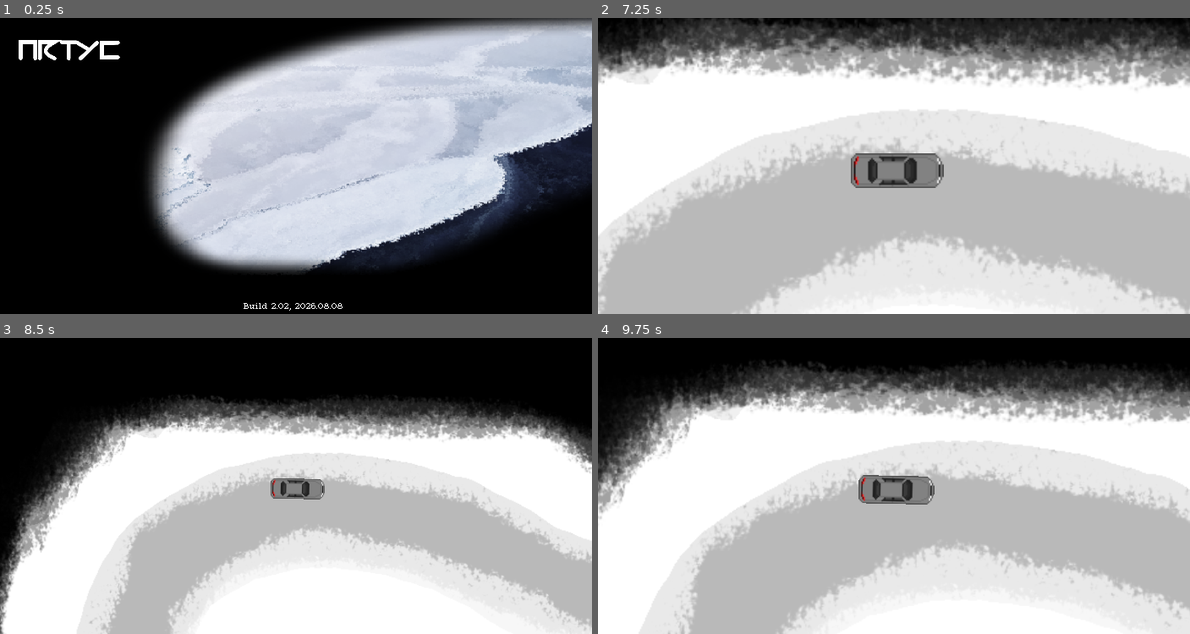
Above: before the commit, frames 1-4 (two rows, left to right).
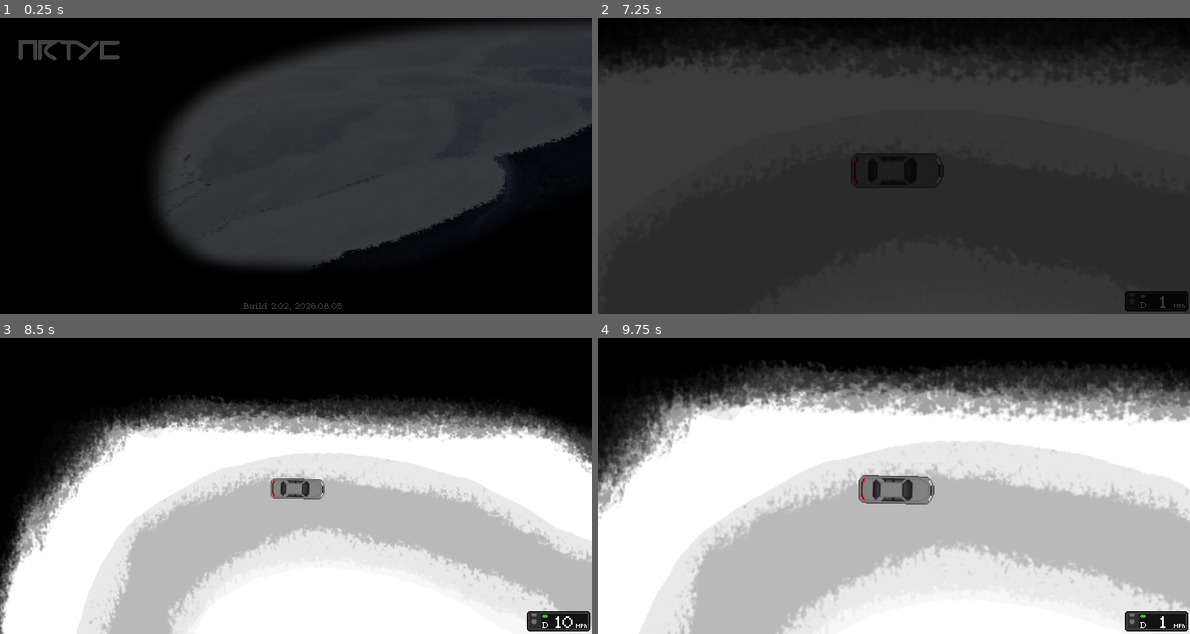
Above: after the commit, the same moments.

Repository: phc-s/artyc
Game: Godot game, scene res://Menu/Menu.tscn
Same seed, same stepped clock (60 frames per second), same inputs: the game is played once before the commit and once after it.
Inputs:
- Up to frame 1 (0.25 s): no input
- Up to frame 2 (7.25 s): hold D (right) 0.53-1.28 s; hold C (toggle_camera_mode) 0.53-1.28 s; tap Enter at 1.25, 2.75, 4.25 s; hold S (down) 1.28-2.03 s; tap = (zoom_in) at 1.35, 5.85 s; tap Space at 2, 3.5, 5 s; hold D (right) 2.03-2.78 s; hold - (zoom_out) 2.03-2.78 s; hold W (up) 2.78-3.53 s; tap C (toggle_camera_mode) at 2.85 s; hold = (zoom_in) 3.53-4.28 s; hold A (left) 3.53-5.03 s; tap - (zoom_out) at 4.35 s; hold S (down) 5.03-5.78 s; hold C (toggle_camera_mode) 5.03-5.78 s; hold D (right) 5.78-6.53 s; hold W (up) from 6.53 s (still down); hold - (zoom_out) from 6.53 s (still down)
- Up to frame 3 (8.5 s): release W (up) at 7.28 s; release - (zoom_out) at 7.28 s; hold D (right) 7.28-8.03 s; tap C (toggle_camera_mode) at 7.35 s; hold S (down) from 8.03 s (still down); hold = (zoom_in) from 8.03 s (still down)
- Up to frame 4 (9.75 s): release S (down) at 8.78 s; release = (zoom_in) at 8.78 s; hold A (left) 8.78-9.53 s; tap - (zoom_out) at 8.85 s; hold W (up) from 9.53 s (still down); hold C (toggle_camera_mode) from 9.53 s (still down)

The runs differ from the first frame. In frame 1, 51% of the frame differs, in the area x 3-100%, y 0-99%; in frame 2, 97%, in the area x 0-100%, y 0-100%; in frame 3, 0.7%; in frame 4, 0.7%.

Commit message:
Finish remaining features & fixes for artyc 2.02 build!

Diff:
--- a/Game/Game.tscn
+++ b/Game/Game.tscn
@@ -5,6 +5,8 @@
 [ext_resource type="Script" uid="uid://conpe2jm5l4q6" path="res://Game/Script/Drive.gd" id="3_iv3md"]
 [ext_resource type="Script" uid="uid://bp7y45yulu32u" path="res://Game/Script/Camera.gd" id="4_37esa"]
 [ext_resource type="Script" uid="uid://cdw5mm8q2ne6v" path="res://Game/Script/Boot.gd" id="5_ghvq8"]
+[ext_resource type="Texture2D" uid="uid://crosm7st487no" path="res://Game/Asset/UI/Dashboard.png" id="6_oscxy"]
+[ext_resource type="FontFile" uid="uid://bkq4h07qldwck" path="res://System/Cairopixel.ttf" id="7_eqev2"]
 [ext_resource type="Texture2D" uid="uid://c7p1pmhgjki0w" path="res://Menu/Asset/Background.svg" id="8_gp3ee"]
 
 [sub_resource type="RectangleShape2D" id="RectangleShape2D_4jxoi"]
@@ -14,6 +16,85 @@
 size = Vector2(59, 23)
 
 [node name="Game" type="Node2D" unique_id=45322456]
+
+[node name="CanvasLayer" type="CanvasLayer" parent="." unique_id=1641529847]
+
+[node name="CONTROL" type="Control" parent="CanvasLayer" unique_id=1513963725 node_paths=PackedStringArray("BG")]
+layout_mode = 3
+anchors_preset = 15
+anchor_right = 1.0
+anchor_bottom = 1.0
+grow_horizontal = 2
+grow_vertical = 2
+script = ExtResource("5_ghvq8")
+BG = NodePath("BG_BLACK")
+
+[node name="DASHBOARD" type="TextureRect" parent="CanvasLayer/CONTROL" unique_id=182269954]
+layout_mode = 1
+anchors_preset = 3
+anchor_left = 1.0
+anchor_top = 1.0
+anchor_right = 1.0
+anchor_bottom = 1.0
+offset_left = -77.0
+offset_top = -27.0
+offset_right = -2.0
+offset_bottom = -3.0
+grow_horizontal = 0
+grow_vertical = 0
+texture = ExtResource("6_oscxy")
+
+[node name="MPH" type="RichTextLabel" parent="CanvasLayer/CONTROL" unique_id=2132606346]
+texture_filter = 1
+layout_mode = 1
+anchors_preset = 3
+anchor_left = 1.0
+anchor_top = 1.0
+anchor_right = 1.0
+anchor_bottom = 1.0
+offset_left = -47.0
+offset_top = -31.0
+offset_right = -31.0
+offset_bottom = -13.0
+grow_horizontal = 0
+grow_vertical = 0
+scale = Vector2(2, 2)
+theme_override_fonts/normal_font = ExtResource("7_eqev2")
+text = "23"
+horizontal_alignment = 1
+
+[node name="D" type="RichTextLabel" parent="CanvasLayer/CONTROL" unique_id=694541509]
+layout_mode = 1
+anchors_preset = 3
+anchor_left = 1.0
+anchor_top = 1.0
+anchor_right = 1.0
+anchor_bottom = 1.0
+offset_left = -119.0
+offset_top = -19.0
+offset_right = 9.0
+offset_bottom = -1.0
+grow_horizontal = 0
+grow_vertical = 0
+theme_override_fonts/normal_font = ExtResource("7_eqev2")
+text = "D"
+horizontal_alignment = 1
+
+[node name="BG_BLACK" type="TextureRect" parent="CanvasLayer/CONTROL" unique_id=414294807]
+texture_filter = 1
+layout_mode = 1
+anchors_preset = 15
+anchor_right = 1.0
+anchor_bottom = 1.0
+offset_left = -1150.5719
+offset_top = -683.2139
+offset_right = -995.5719
+offset_bottom = -605.2139
+grow_horizontal = 2
+grow_vertical = 2
+scale = Vector2(14.640327, 18.726004)
+texture = ExtResource("8_gp3ee")
+expand_mode = 1
 
 [node name="MAP" type="StaticBody2D" parent="." unique_id=258351659]
 position = Vector2(4, 325)
@@ -76,10 +157,11 @@
 rotation = -2.3870194
 shape = SubResource("RectangleShape2D_4jxoi")
 
-[node name="PLAYER_VEHICLE2" type="RigidBody2D" parent="." unique_id=278329667]
+[node name="PLAYER_VEHICLE2" type="RigidBody2D" parent="." unique_id=278329667 node_paths=PackedStringArray("speed_label")]
 position = Vector2(336, 84)
 gravity_scale = 0.0
 script = ExtResource("3_iv3md")
+speed_label = NodePath("../CanvasLayer/CONTROL/MPH")
 
 [node name="COMMUTE" type="Sprite2D" parent="PLAYER_VEHICLE2" unique_id=1939067743]
 texture_filter = 2
@@ -95,52 +177,3 @@
 [node name="SHAPE" type="CollisionShape2D" parent="PLAYER_VEHICLE2" unique_id=2020403324]
 position = Vector2(1, 2)
 shape = SubResource("RectangleShape2D_r5d8u")
-
-[node name="CONTROL" type="Control" parent="." unique_id=1513963725 node_paths=PackedStringArray("BG")]
-layout_mode = 3
-anchors_preset = 15
-anchor_right = 1.0
-anchor_bottom = 1.0
-offset_left = 135.0
-offset_top = 121.0
-offset_right = 135.0
-offset_bottom = 121.0
-grow_horizontal = 2
-grow_vertical = 2
-scale = Vector2(5.13223, 4.2563534)
-script = ExtResource("5_ghvq8")
-BG = NodePath("BG_BLACK")
-
-[node name="BG_BLACK" type="TextureRect" parent="CONTROL" unique_id=414294807]
-visible = false
-texture_filter = 1
-layout_mode = 1
-anchors_preset = 15
-anchor_right = 1.0
-anchor_bottom = 1.0
-offset_left = -1150.5719
-offset_top = -683.2139
-offset_right = -995.5719
-offset_bottom = -605.2139
-grow_horizontal = 2
-grow_vertical = 2
-scale = Vector2(14.640327, 18.726004)
-texture = ExtResource("8_gp3ee")
-expand_mode = 1
-
-[node name="BG_BLACK2" type="TextureRect" parent="CONTROL" unique_id=146740307]
-visible = false
-texture_filter = 1
-layout_mode = 1
-anchors_preset = 15
-anchor_right = 1.0
-anchor_bottom = 1.0
-offset_left = -17995.326
-offset_top = -13477.079
-offset_right = -17840.326
-offset_bottom = -13399.079
-grow_horizontal = 2
-grow_vertical = 2
-scale = Vector2(14.640327, 18.726004)
-texture = ExtResource("8_gp3ee")
-expand_mode = 1
--- a/Game/Script/Drive.gd
+++ b/Game/Script/Drive.gd
@@ -1,4 +1,6 @@
 extends RigidBody2D
+
+@export var speed_label: RichTextLabel
 
 const ACCEL: float = 1.0
 const MAX_SPEED: float = 450.0
@@ -51,3 +53,5 @@
 	drift_velocity = drift_velocity.lerp(target_velocity, GRIP)
 
 	linear_velocity = drift_velocity
+	if speed_label:
+		speed_label.text = str(int(abs(current_velocity / 5)))
--- a/Menu/Menu.tscn
+++ b/Menu/Menu.tscn
@@ -51,7 +51,7 @@
 grow_horizontal = 2
 grow_vertical = 0
 theme_override_fonts/normal_font = ExtResource("2_0cyjp")
-text = "Build 2.02, 2026.08.08"
+text = "Build 2.02, 2026.08.05"
 horizontal_alignment = 1
 
 [node name="MENU_OPTIONS" type="RichTextLabel" parent="CANVASLAYER/CONTROL" unique_id=1705121958]
@@ -98,7 +98,6 @@
 expand_mode = 1
 
 [node name="BG_BLACK" type="TextureRect" parent="CANVASLAYER/CONTROL" unique_id=1027960819]
-visible = false
 texture_filter = 1
 layout_mode = 1
 anchors_preset = 15
Binary file changed: Game/Asset/Automobile/Instinct/Instinct (Beta).png
Binary file changed: Game/Asset/Player/Carl.png
Binary file changed: Game/Asset/Player/Suzan.png
Binary file added: Game/Asset/UI/Dashboard.png
Not shown, added: Game/Asset/UI/Dashboard.png.import
Not shown, changed: export_presets.cfg
